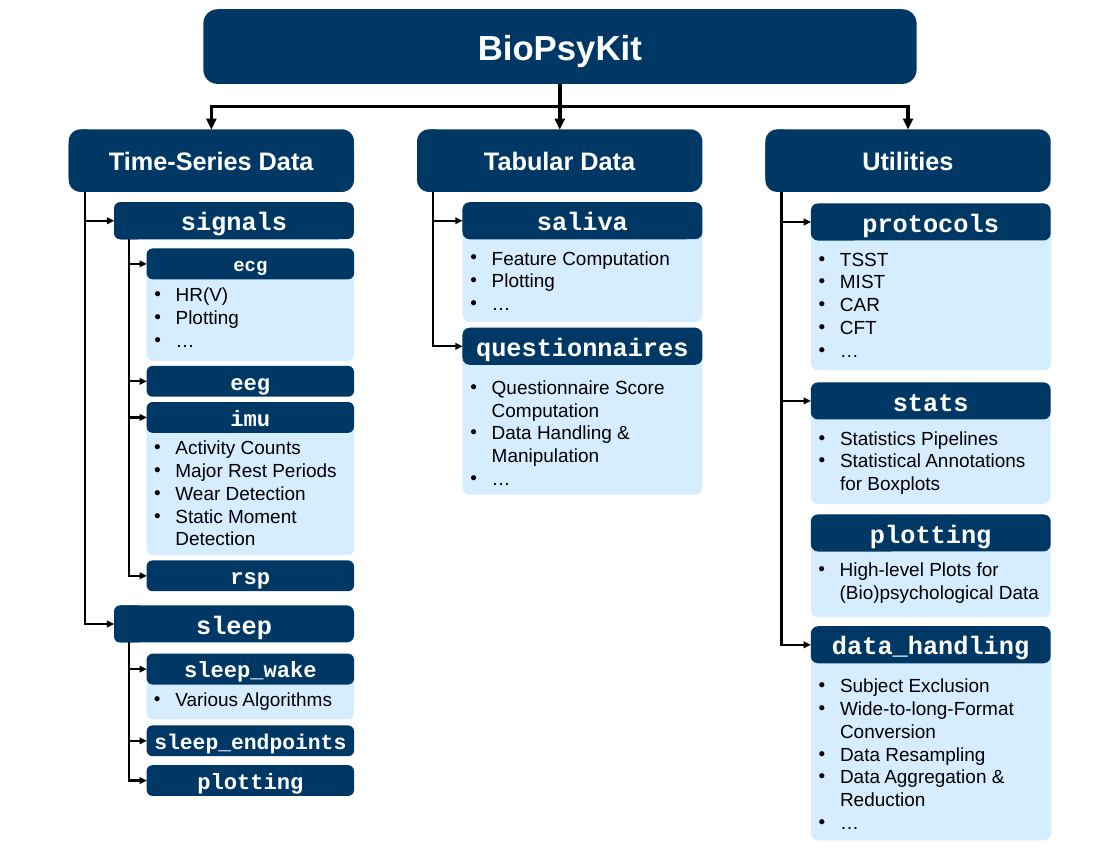
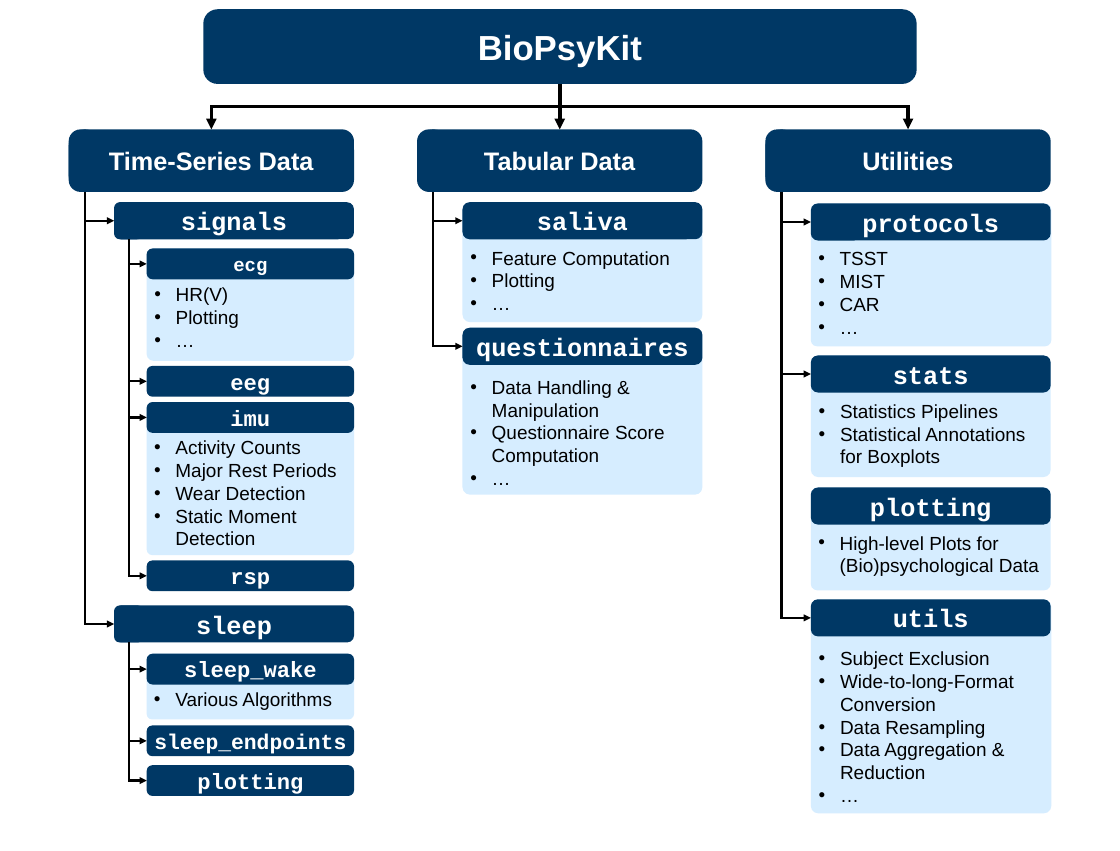
Before and after one commit to mad-lab-fau/BioPsyKit, a slide deck: slide 1 of paper/img/biopsykit_overview_figure.pptx. Drawn at 1120x851 pixels with LibreOffice and Linux fonts; fonts in the diff are those of the drawing. Boxes give left, top, right and bottom in pixels: in the first picture for what was removed or moved away, otherwise in the second. Text is boxed around its words. In the diff, an @@ line names an element or a change of style, - is before the commit and + after.

```diff
--- a/paper/img/biopsykit_overview_figure.pptx
+++ b/paper/img/biopsykit_overview_figure.pptx
@@ elbow arrow moved from (782, 192) - (811, 645) to (782, 192) - (811, 618) @@
@@ elbow arrow moved from (782, 192) - (811, 401) to (782, 192) - (811, 374) @@
@@ rounded rectangle "TSST" resized from (x1=811, y1=204, x2=1051, y2=370) to (x1=811, y1=204, x2=1051, y2=346) @@
@@ text in rounded rectangle at (x1=840, y1=320, x2=877, y2=334): paragraph removed @@
-• CFT
@@ text in rounded rectangle at (x1=492, y1=380, x2=612, y2=421): paragraph added @@
+• Data Handling & Manipulation
@@ text in rounded rectangle at (x1=492, y1=425, x2=612, y2=466): paragraph removed @@
-• Data Handling & Manipulation
@@ 6 rounded rectangles moved together from (x1=811, y1=382, x2=1051, y2=840) to (x1=811, y1=356, x2=1051, y2=813) @@
@@ text in rounded rectangle at (x1=893, y1=609, x2=969, y2=628): text changed @@
-data_handling
+utils
```
Also in this commit, not shown: 1 other file.
